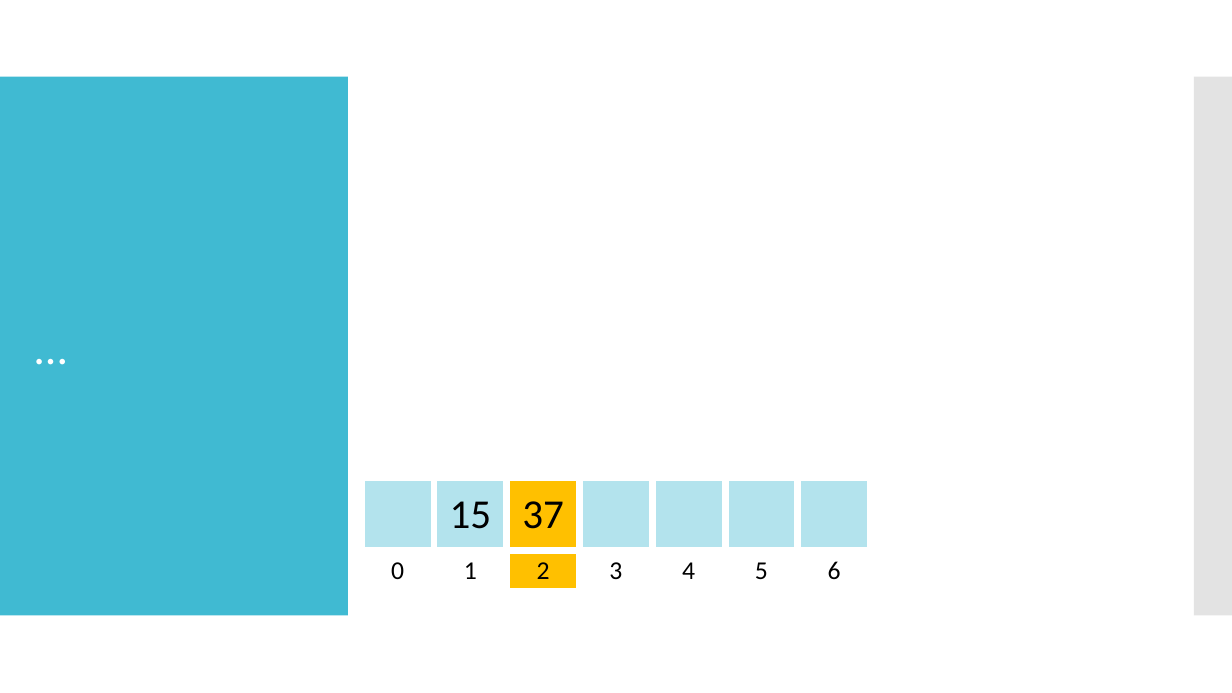
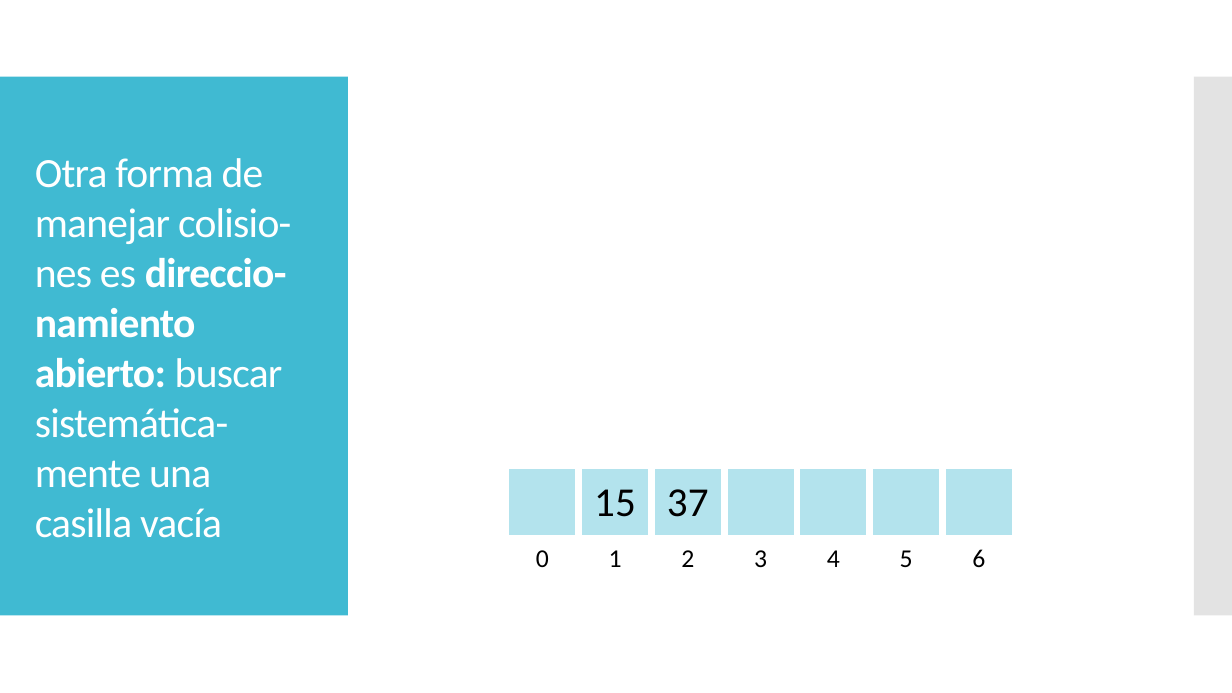
Before and after one commit to chris-carstens/2020-2, a slide deck: slide 20 of Clases/11 - Tablas de Hash/Tablas de hash.pptx (slide 24 before the commit). Drawn at 1232x693 pixels with LibreOffice and Linux fonts; fonts in the diff are those of the drawing; grey boxes stand for pictures. Boxes give left, top, right and bottom in pixels: in the first picture for what was removed or moved away, otherwise in the second. Text is boxed around its words. In the diff, an @@ line names an element or a change of style, - is before the commit and + after.

```diff
--- a/Clases/11 - Tablas de Hash/Tablas de hash.pptx
+++ b/Clases/11 - Tablas de Hash/Tablas de hash.pptx
@@ title at (x1=35, y1=158, x2=291, y2=538): text changed; size 36 to 32.4 pt @@
-…
+Otra forma de manejar colisio-nes es direccio-namiento abierto: buscar sistemática-mente una casilla vacía
@@ table at (x1=506, y1=466, x2=1018, y2=579) @@
@@ fill #FFC000 to #B3E3ED in row 1, column 3 @@
@@ fill #FFC000 to none in row 2, column 3 @@
@@ table moved from (x1=361, y1=478, x2=872, y2=591) to (x1=506, y1=466, x2=1018, y2=579) @@
```
Also in this commit, not shown: 20 other slides changed, 9 slides added, 5 slides removed, 3 other files.
